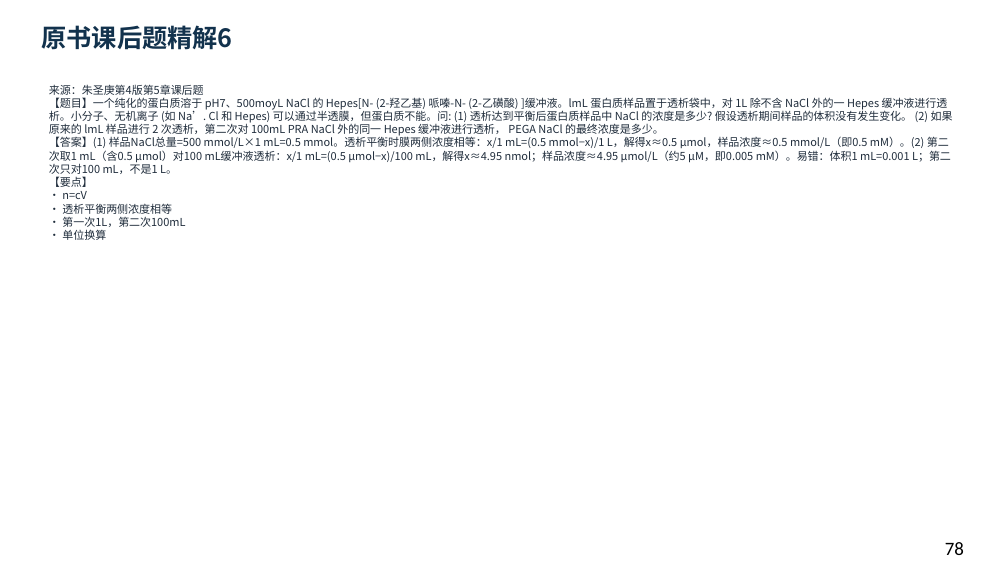
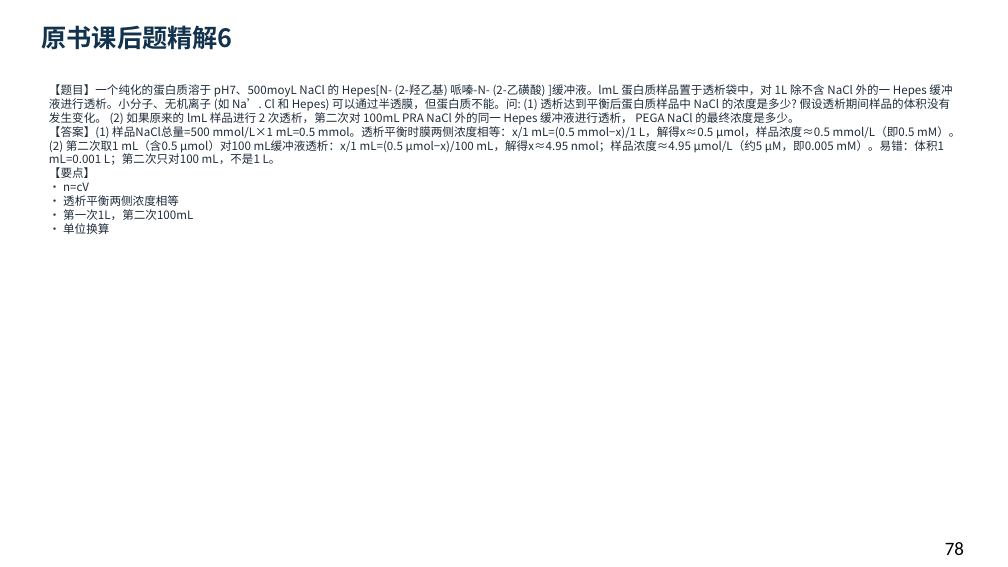
Before and after one commit to newkan-li/Biochemistry, a slide deck: slide 78 of downloads/bc05-ai-style.pptx. Drawn at 1008x567 pixels with LibreOffice and Linux fonts; fonts in the diff are those of the drawing. Boxes give left, top, right and bottom in pixels: in the first picture for what was removed or moved away, otherwise in the second. Text is boxed around its words. In the diff, an @@ line names an element or a change of style, - is before the commit and + after.

```diff
--- a/downloads/bc05-ai-style.pptx
+++ b/downloads/bc05-ai-style.pptx
@@ text at box(49, 84, 960, 234): text changed; size 10.5 to 11 pt @@
-来源：朱圣庚第4版第5章课后题
-【题目】一个纯化的蛋白质溶于 pH7、500moyL NaCl 的 Hepes[N- (2-羟乙基) 哌嗪-N- (2-乙磺酸) ]缓冲液。lmL 蛋白质样品置于透析袋中，对 1L 除不含 NaCl 外的一 Hepes 缓冲液进行透析。小分子、无机离子 (如 Na’. Cl 和 Hepes) 可以通过半透膜，但蛋白质不能。问: (1) 透析达到平衡后蛋白质样品中 NaCl 的浓度是多少? 假设透析期间样品的体积没有发生变化。 (2) 如果原来的 lmL 样品进行 2 次透析，第二次对 100mL PRA NaCl 外的同一 Hepes 缓冲液进行透析， PEGA NaCl 的最终浓度是多少。
-【答案】(1) 样品NaCl总量=500 mmol/L×1 mL=0.5 mmol。透析平衡时膜两侧浓度相等：x/1 mL=(0.5 mmol−x)/1 L，解得x≈0.5 µmol，样品浓度≈0.5 mmol/L（即0.5 mM）。(2) 第二次取1 mL（含0.5 µmol）对100 mL缓冲液透析：x/1 mL=(0.5 µmol−x)/100 mL，解得x≈4.95 nmol；样品浓度≈4.95 µmol/L（约5 µM，即0.005 mM）。易错：体积1 mL=0.001 L；第二次只对100 mL，不是1 L。
-【要点】
-• n=cV
-• 透析平衡两侧浓度相等
-• 第一次1L，第二次100mL
-• 单位换算
+【题目】一个纯化的蛋白质溶于 pH7、500moyL NaCl 的 Hepes[N- (2-羟乙基) 哌嗪-N- (2-乙磺酸) ]缓冲液。lmL 蛋白质样品置于透析袋中，对 1L 除不含 NaCl 外的一 Hepes 缓冲液进行透析。小分子、无机离子 (如 Na’. Cl 和 Hepes) 可以通过半透膜，但蛋白质不能。问: (1) 透析达到平衡后蛋白质样品中 NaCl 的浓度是多少? 假设透析期间样品的体积没有发生变化。 (2) 如果原来的 lmL 样品进行 2 次透析，第二次对 100mL PRA NaCl 外的同一 Hepes 缓冲液进行透析， PEGA NaCl 的最终浓度是多少。
+【答案】(1) 样品NaCl总量=500 mmol/L×1 mL=0.5 mmol。透析平衡时膜两侧浓度相等：x/1 mL=(0.5 mmol−x)/1 L，解得x≈0.5 µmol，样品浓度≈0.5 mmol/L（即0.5 mM）。(2) 第二次取1 mL（含0.5 µmol）对100 mL缓冲液透析：x/1 mL=(0.5 µmol−x)/100 mL，解得x≈4.95 nmol；样品浓度≈4.95 µmol/L（约5 µM，即0.005 mM）。易错：体积1 mL=0.001 L；第二次只对100 mL，不是1 L。
+【要点】
+• n=cV
+• 透析平衡两侧浓度相等
+• 第一次1L，第二次100mL
+• 单位换算
```
Also in this commit, not shown: 107 other slides changed, 5 other files.
